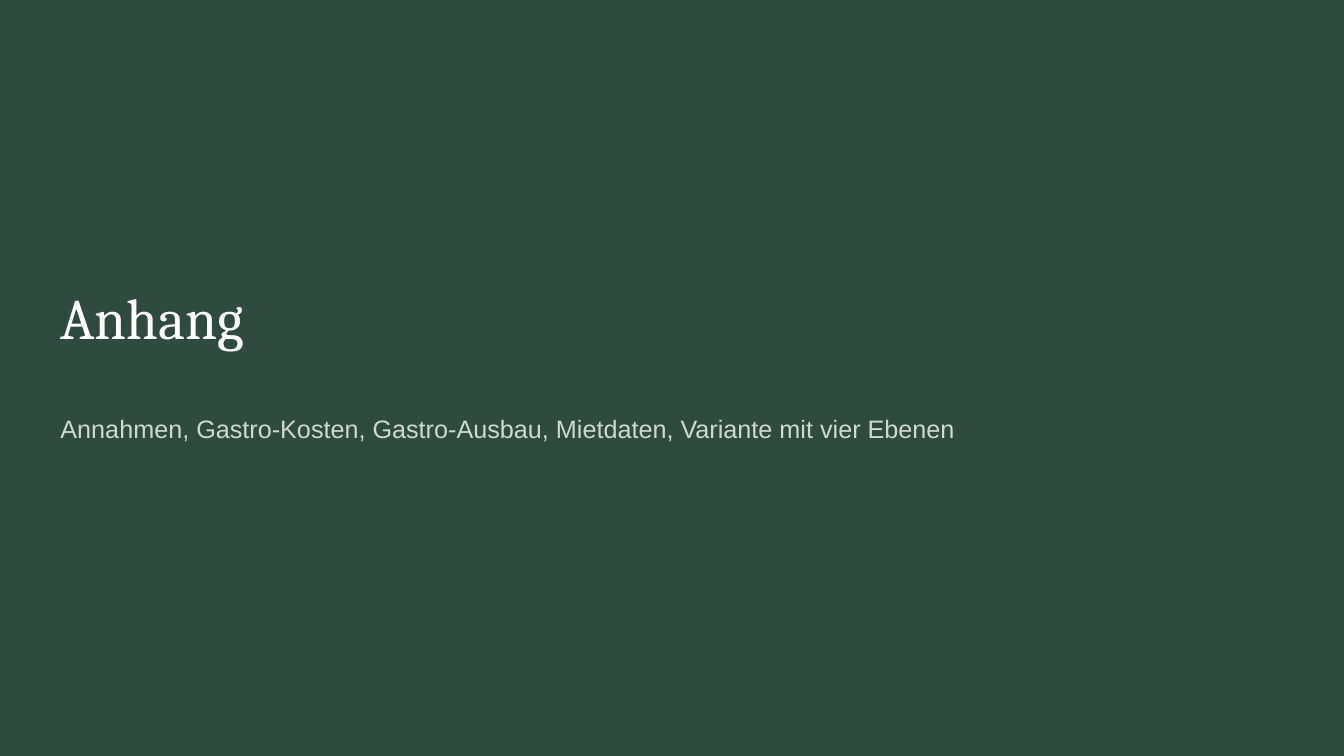
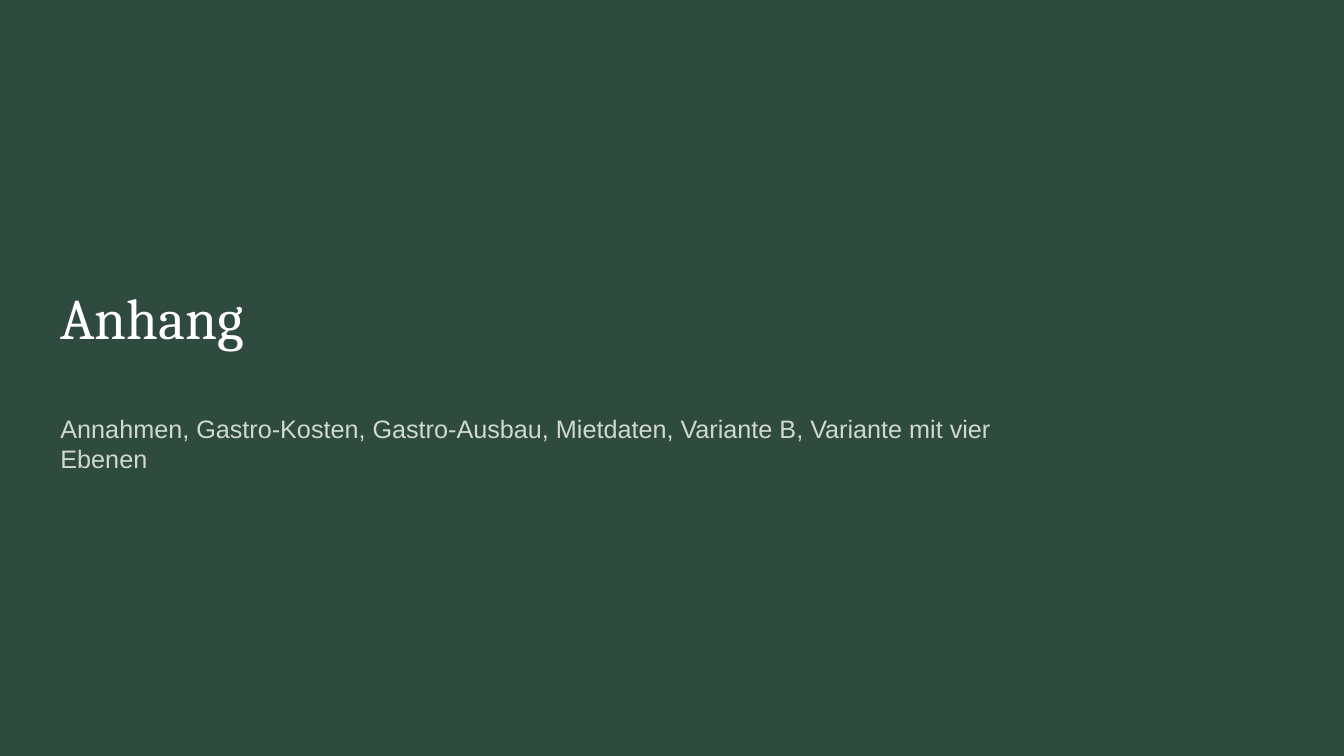
Before and after one commit to CartoonUsername/bau-projekt, a slide deck: slide 22 of praesentation/Neue-Mitte-Werlte_Baufeld3_6-Wohnungen_Gastro-EG.pptx (slide 21 before the commit). Drawn at 1344x756 pixels with LibreOffice and Linux fonts; fonts in the diff are those of the drawing. Boxes give left, top, right and bottom in pixels: in the first picture for what was removed or moved away, otherwise in the second. Text is boxed around its words. In the diff, an @@ line names an element or a change of style, - is before the commit and + after.

```diff
--- a/praesentation/Neue-Mitte-Werlte_Baufeld3_6-Wohnungen_Gastro-EG.pptx
+++ b/praesentation/Neue-Mitte-Werlte_Baufeld3_6-Wohnungen_Gastro-EG.pptx
@@ text at bbox=[60, 420, 991, 468]: text changed @@
-Annahmen, Gastro-Kosten, Gastro-Ausbau, Mietdaten, Variante mit vier Ebenen
+Annahmen, Gastro-Kosten, Gastro-Ausbau, Mietdaten, Variante B, Variante mit vier Ebenen
```
Also in this commit, not shown: 13 other slides changed, 2 slides added, 7 other files.
